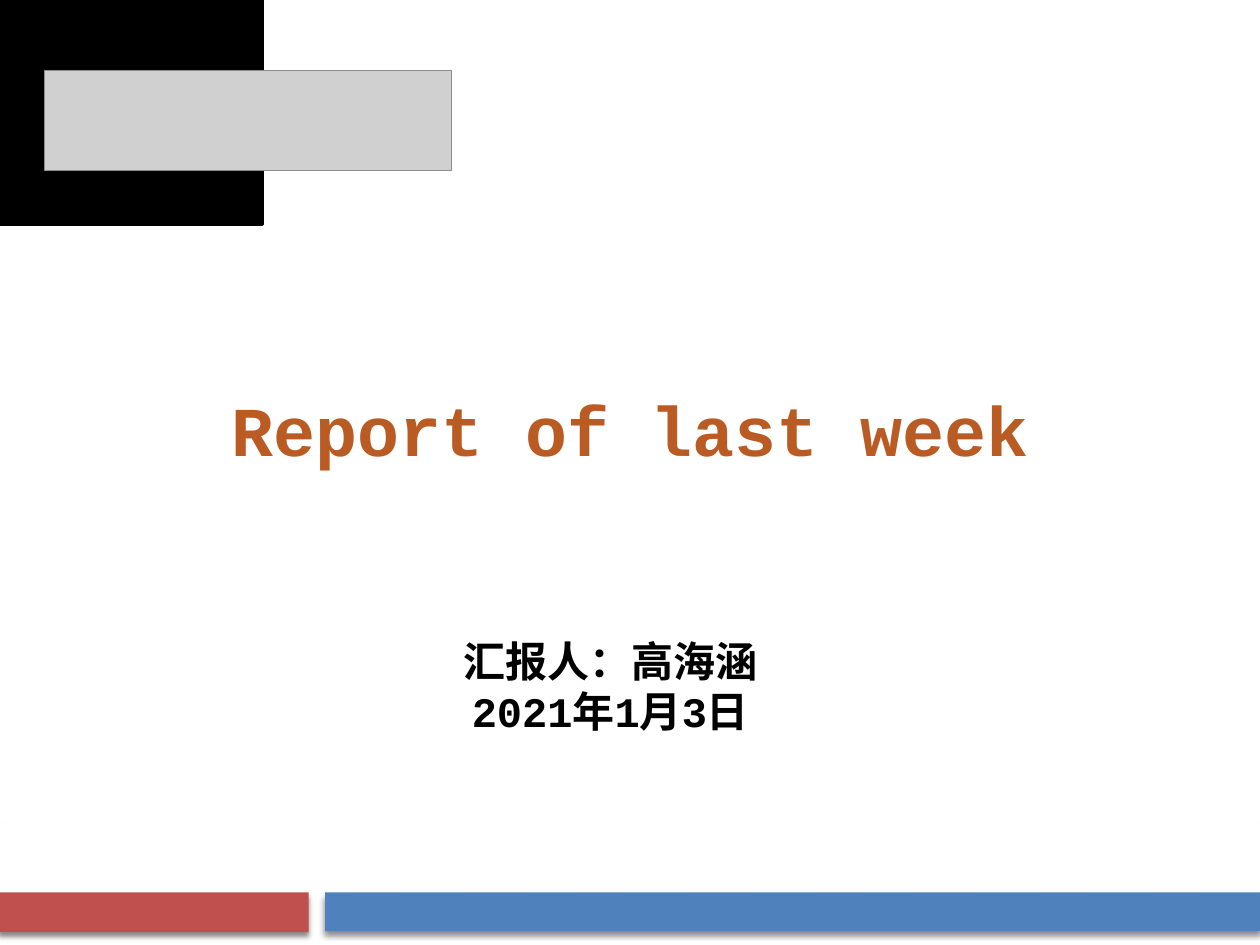
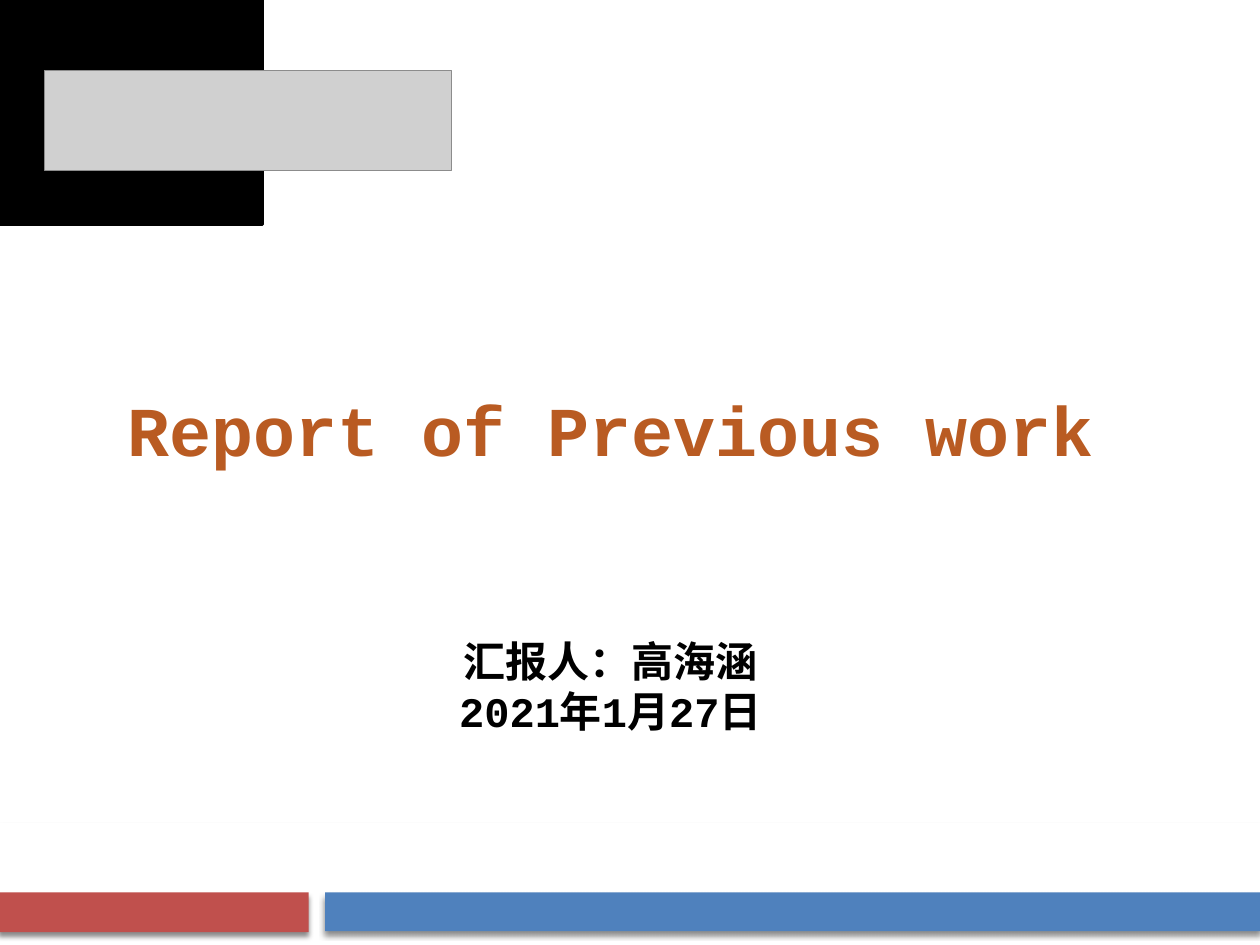
Before and after one commit to Gaoustcer/note, a slide deck: slide 1 of 组会报告.pptx. Drawn at 1260x945 pixels with LibreOffice and Linux fonts; fonts in the diff are those of the drawing; grey boxes stand for pictures; background and template pictures are left out. Boxes give left, top, right and bottom in pixels: in the first picture for what was removed or moved away, otherwise in the second. Text is boxed around its words. In the diff, an @@ line names an element or a change of style, - is before the commit and + after.

```diff
--- a/组会报告.pptx
+++ b/组会报告.pptx
@@ text at <box>128,406,1093,471</box>: text changed @@
-Report of last week
+Report of Previous work
@@ text at <box>459,697,761,731</box>: text changed @@
-2021年1月3日
+2021年1月27日
```
Also in this commit, not shown: 6 other slides changed, 25 other files.
